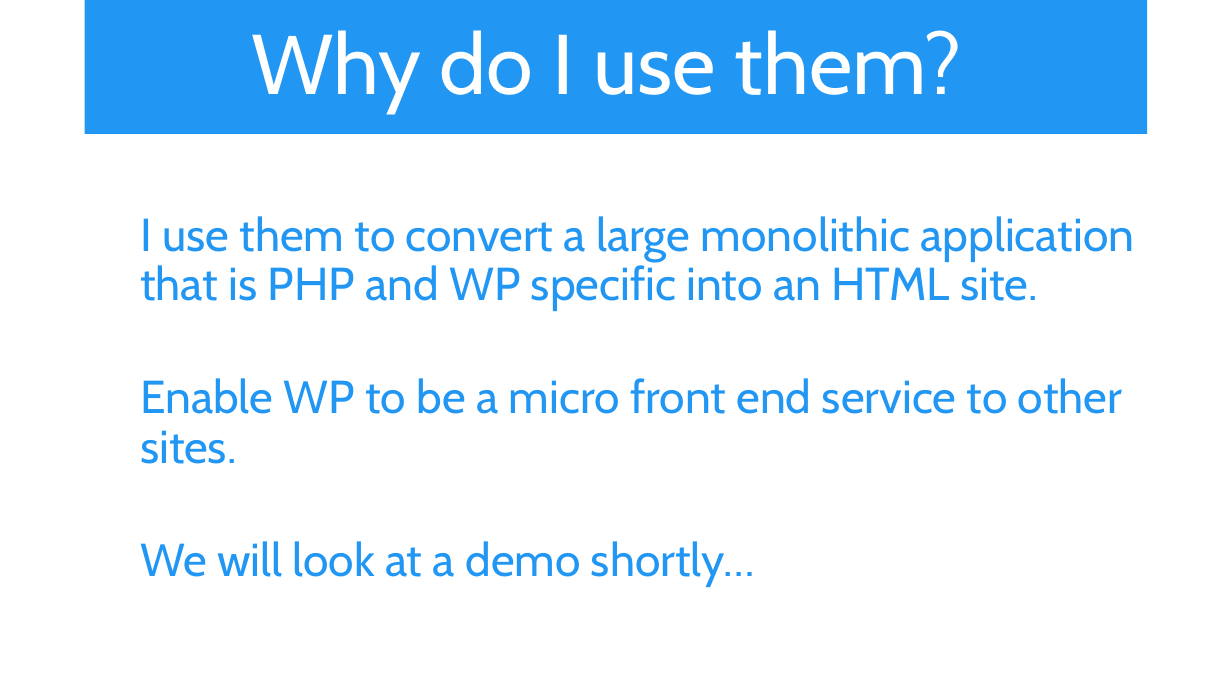
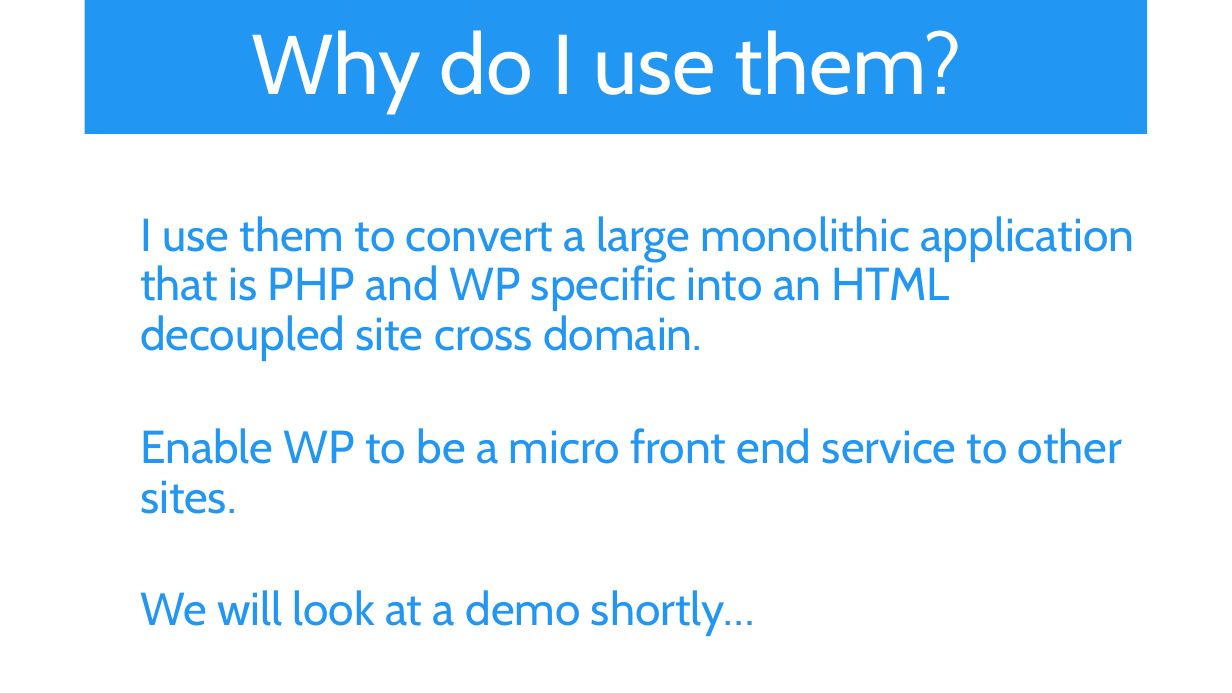
Before and after one commit to iwswordpress/WebComponents, a slide deck: slide 11 of Web-Components.pptx. Drawn at 1232x693 pixels with LibreOffice and Linux fonts; fonts in the diff are those of the drawing. Boxes give left, top, right and bottom in pixels: in the first picture for what was removed or moved away, otherwise in the second. Text is boxed around its words. In the diff, an @@ line names an element or a change of style, - is before the commit and + after.

```diff
--- a/Web-Components.pptx
+++ b/Web-Components.pptx
@@ text at (140, 216, 1135, 361): text changed @@
-  I use them to convert a large monolithic application that is PHP and WP specific into an HTML site.
+  I use them to convert a large monolithic application that is PHP and WP specific into an HTML decoupled site cross domain.
```
Also in this commit, not shown: 4 other slides changed, 1 slide added, 52 other files.
